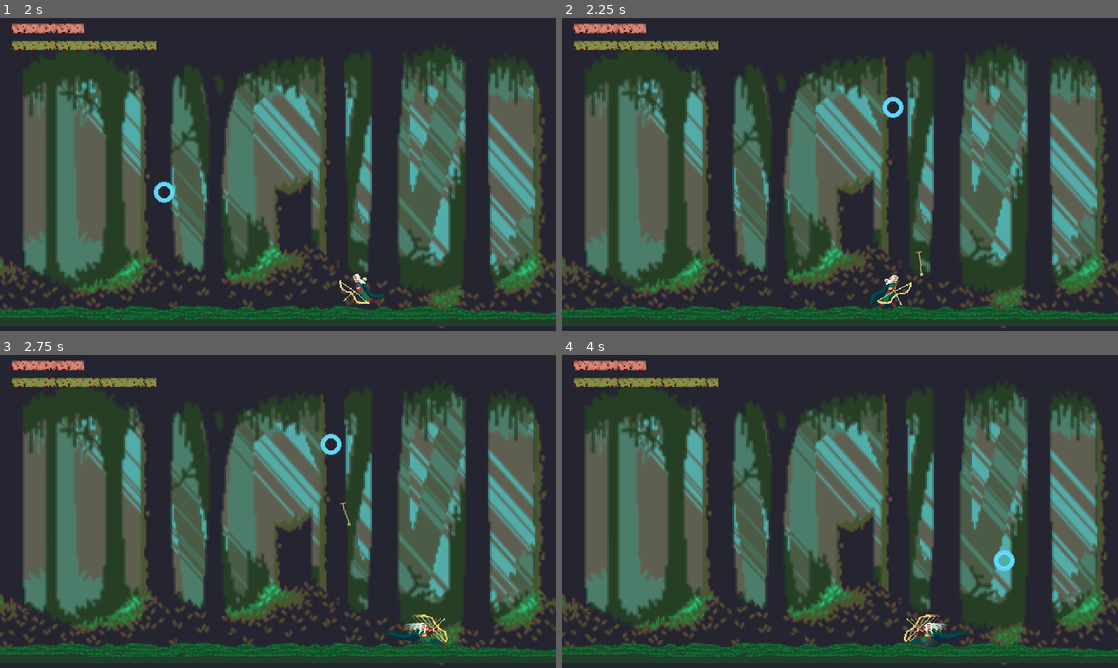
Above: before the commit, frames 1-4 (two rows, left to right).
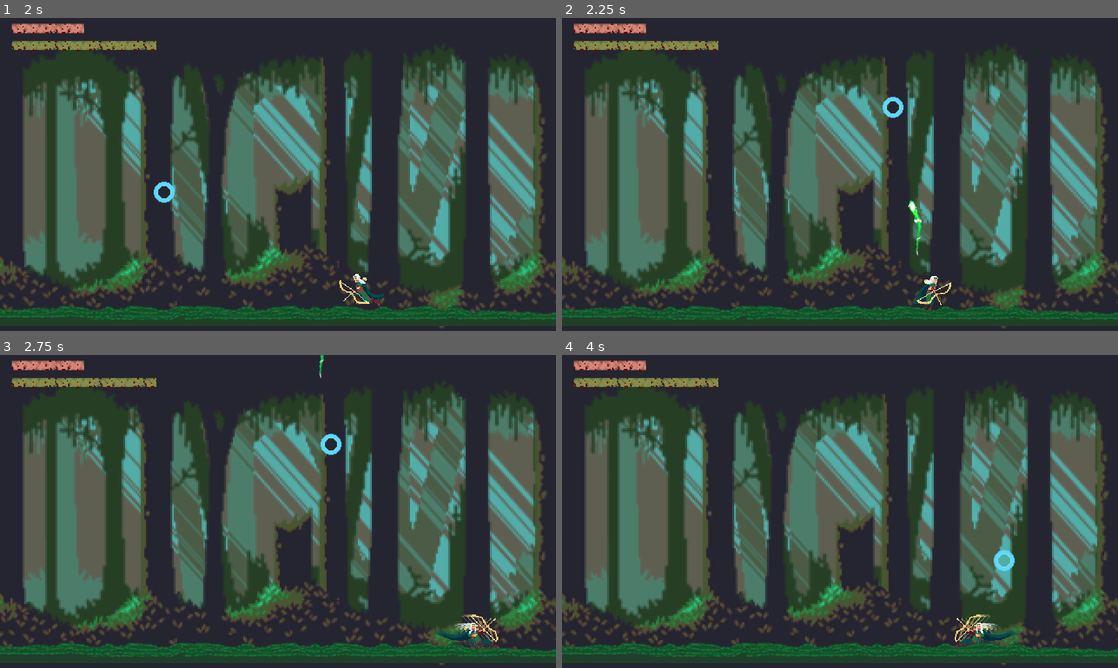
Above: after the commit, the same moments.

Repository: dcrespo3d/GGJ2023
Game: Godot game, scene res://EscenaMain.tscn
Two runs of this game, one before a commit and one after it. Both use one fixed random seed, a clock stepped at 60 frames per second and the inputs below.
Inputs (mouse positions are in pixels of both pictures, inside the frame that each line leads up to):
- Up to frame 1 (2 s): move the mouse to (400, 158) at 0.52 s; hold Right (ui_right) 0.53-1.28 s; tap Space (dash_key) at 0.6, 1.35 s; move the mouse to (166, 190) at 1.27 s; hold Left (ui_left) from 1.28 s (still down)
- Up to frame 2 (2.25 s): move the mouse to (895, 105) at 2.02 s; release Left (ui_left) at 2.03 s; hold Right (ui_right) from 2.03 s (still down); click (895, 105) at 2.1 s
- Up to frame 3 (2.75 s): keep holding Right (ui_right); tap Space (dash_key) at 2.3 s
- Up to frame 4 (4 s): move the mouse to (812, 574) at 2.77 s; release Right (ui_right) at 2.78 s; hold Up (ui_up) 2.78-3.53 s; tap Space (dash_key) at 2.85, 3.6 s; move the mouse to (1006, 558) at 3.52 s; hold Left (ui_left) from 3.53 s (still down)

Frame 1 is identical in both runs. In frame 2, 0.8% of the frame differs, in the area x 55-70%, y 58-94%; in frame 3, 1.0%, in the area x 57-90%, y 0-94%; in frame 4, 0.9%.

Commit message:
Sprite de disparo

Diff:
--- a/EscenaMain.tscn
+++ b/EscenaMain.tscn
@@ -89,7 +89,7 @@
 
 [node name="enemySpawn" type="PathFollow2D" parent="Viewport/enemyPath"]
 position = Vector2( 0.666667, -4.33333 )
-rotation = 0.00052419
+rotation = 0.000524068
 
 [node name="Area2D" type="Area2D" parent="."]
 
--- a/Projectile.tscn
+++ b/Projectile.tscn
@@ -4,22 +4,24 @@
 [ext_resource path="res://Projectile.gd" type="Script" id=2]
 
 [sub_resource type="CapsuleShape2D" id=1]
-radius = 6.0
-height = 24.0
+radius = 7.0
+height = 26.0
 
 [node name="Projectile" type="KinematicBody2D"]
 script = ExtResource( 2 )
+scalarSpeed = 500
 
 [node name="AnimatedSprite" type="AnimatedSprite" parent="."]
 frames = ExtResource( 1 )
 animation = "Projectile"
-frame = 1
+frame = 3
 speed_scale = 2.0
 playing = true
 
 [node name="VisibilityNotifier2D" type="VisibilityNotifier2D" parent="."]
 
 [node name="CollisionShape2D" type="CollisionShape2D" parent="."]
+position = Vector2( 22, 0 )
 rotation = 1.5708
 shape = SubResource( 1 )
 
--- a/Projectile_SpriteFrames.tres
+++ b/Projectile_SpriteFrames.tres
@@ -1,40 +1,13 @@
-[gd_resource type="SpriteFrames" load_steps=8 format=2]
+[gd_resource type="SpriteFrames" load_steps=5 format=2]
 
-[ext_resource path="res://Art/Projectile/projectiles_and_effects_256x128_SpriteSheet.png" type="Texture" id=1]
-
-[sub_resource type="AtlasTexture" id=1]
-flags = 4
-atlas = ExtResource( 1 )
-region = Rect2( 0, 128, 256, 128 )
-
-[sub_resource type="AtlasTexture" id=2]
-flags = 4
-atlas = ExtResource( 1 )
-region = Rect2( 256, 128, 256, 128 )
-
-[sub_resource type="AtlasTexture" id=3]
-flags = 4
-atlas = ExtResource( 1 )
-region = Rect2( 512, 128, 256, 128 )
-
-[sub_resource type="AtlasTexture" id=4]
-flags = 4
-atlas = ExtResource( 1 )
-region = Rect2( 768, 128, 256, 128 )
-
-[sub_resource type="AtlasTexture" id=5]
-flags = 4
-atlas = ExtResource( 1 )
-region = Rect2( 1024, 128, 256, 128 )
-
-[sub_resource type="AtlasTexture" id=6]
-flags = 4
-atlas = ExtResource( 1 )
-region = Rect2( 1280, 128, 256, 128 )
+[ext_resource path="res://Art/Projectile/Frames/DisparoFrame1.png" type="Texture" id=1]
+[ext_resource path="res://Art/Projectile/Frames/DisparoFrame2.png" type="Texture" id=2]
+[ext_resource path="res://Art/Projectile/Frames/DisparoFrame3.png" type="Texture" id=3]
+[ext_resource path="res://Art/Projectile/Frames/DisparoFrame4.png" type="Texture" id=4]
 
 [resource]
 animations = [ {
-"frames": [ SubResource( 1 ), SubResource( 2 ), SubResource( 3 ), SubResource( 4 ), SubResource( 5 ), SubResource( 6 ) ],
+"frames": [ ExtResource( 1 ), ExtResource( 2 ), ExtResource( 3 ), ExtResource( 4 ) ],
 "loop": true,
 "name": "Projectile",
 "speed": 5.0
--- a/project.godot
+++ b/project.godot
@@ -55,6 +55,11 @@
 , Object(InputEventKey,"resource_local_to_scene":false,"resource_name":"","device":0,"alt":false,"shift":false,"control":false,"meta":false,"command":false,"pressed":false,"scancode":83,"physical_scancode":0,"unicode":0,"echo":false,"script":null)
  ]
 }
+dash_key={
+"deadzone": 0.5,
+"events": [ Object(InputEventKey,"resource_local_to_scene":false,"resource_name":"","device":0,"alt":false,"shift":false,"control":false,"meta":false,"command":false,"pressed":false,"scancode":0,"physical_scancode":32,"unicode":0,"echo":false,"script":null)
+ ]
+}
 shoot={
 "deadzone": 0.5,
 "events": [ Object(InputEventMouseButton,"resource_local_to_scene":false,"resource_name":"","device":0,"alt":false,"shi …(212 unchanged characters)…
@@ -85,11 +90,6 @@
 "events": [ Object(InputEventKey,"resource_local_to_scene":false,"resource_name":"","device":0,"alt":false,"shift":false,"control":false,"meta":false,"command":false,"pressed":false,"scancode":53,"physical_scancode":0,"unicode":0,"echo":false,"script":null)
  ]
 }
-dash_key={
-"deadzone": 0.5,
-"events": [ Object(InputEventKey,"resource_local_to_scene":false,"resource_name":"","device":0,"alt":false,"shift":false,"control":false,"meta":false,"command":false,"pressed":false,"scancode":0,"physical_scancode":32,"unicode":0,"echo":false,"script":null)
- ]
-}
 
 [physics]
 
Not shown, added: Art/Projectile/Frames/DisparoFrame1.png.import
Not shown, added: Art/Projectile/Frames/DisparoFrame2.png.import
Not shown, added: Art/Projectile/Frames/DisparoFrame3.png.import
Not shown, added: Art/Projectile/Frames/DisparoFrame4.png.import
